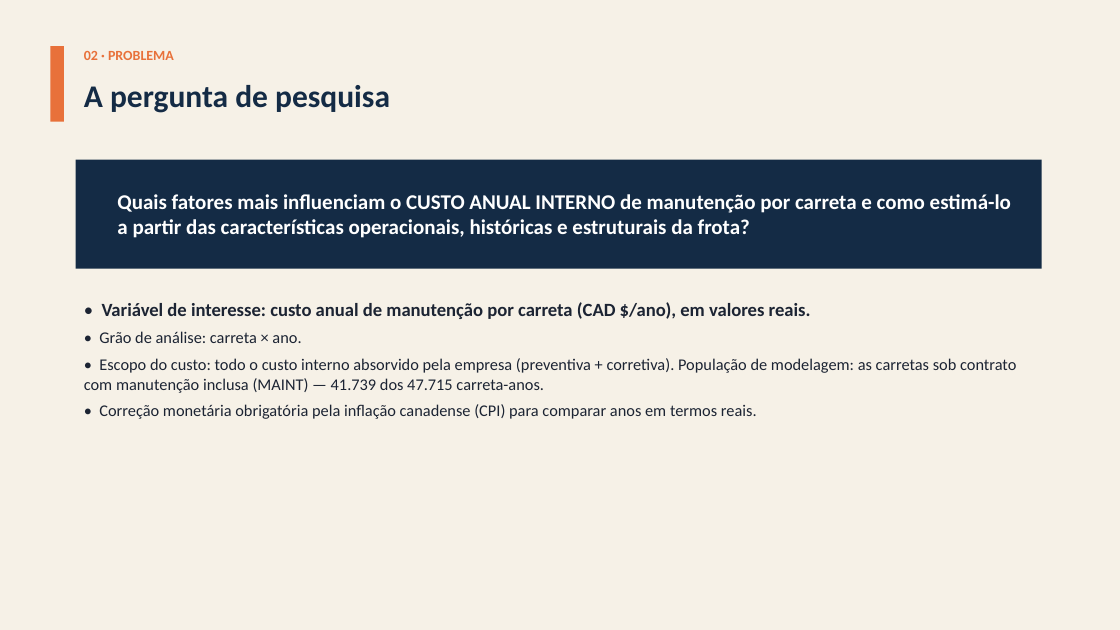
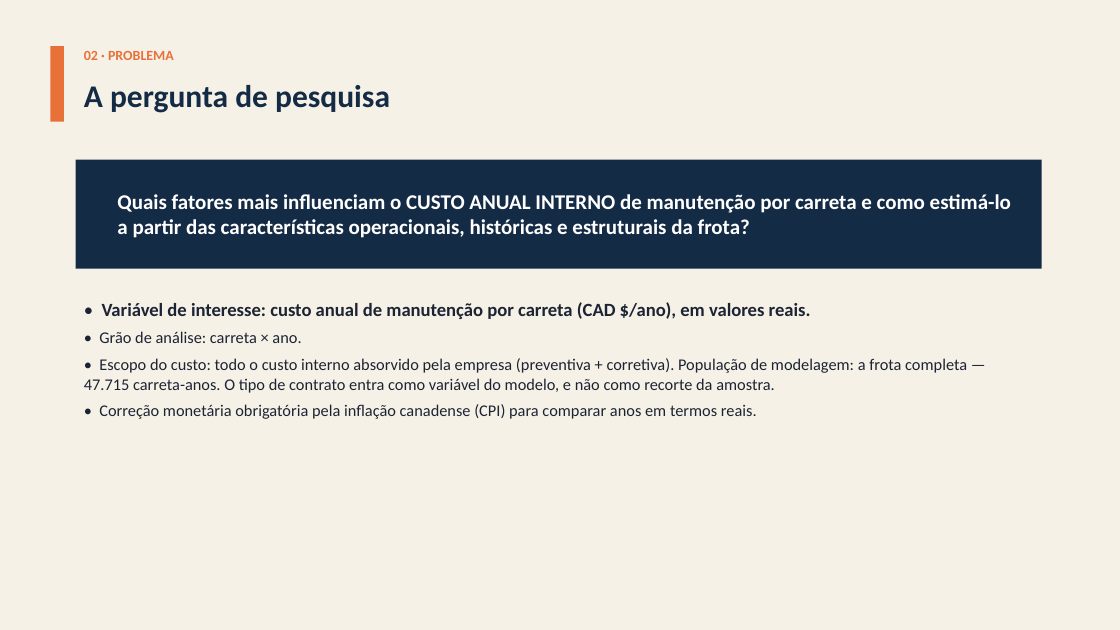
Before and after one commit to giovanicani/quatro_norte, a slide deck: slide 3 of docs/entregas/Apresentacao_QuatroNorte_Fase2.pptx. Drawn at 1120x630 pixels with LibreOffice and Linux fonts; fonts in the diff are those of the drawing. Boxes give left, top, right and bottom in pixels: in the first picture for what was removed or moved away, otherwise in the second. Text is boxed around its words. In the diff, an @@ line names an element or a change of style, - is before the commit and + after.

```diff
--- a/docs/entregas/Apresentacao_QuatroNorte_Fase2.pptx
+++ b/docs/entregas/Apresentacao_QuatroNorte_Fase2.pptx
@@ text at [84, 358, 967, 393]: text changed @@
-• Escopo do custo: todo o custo interno absorvido pela empresa (preventiva + corretiva). População de modelagem: as carretas sob contrato com manutenção inclusa (MAINT) — 41.739 dos 47.715 carreta-anos.
+• Escopo do custo: todo o custo interno absorvido pela empresa (preventiva + corretiva). População de modelagem: a frota completa — 47.715 carreta-anos. O tipo de contrato entra como variável do modelo, e não como recorte da amostra.
```
Also in this commit, not shown: 16 other slides changed, 3 slides added, 4 slides removed, 1 other file.
